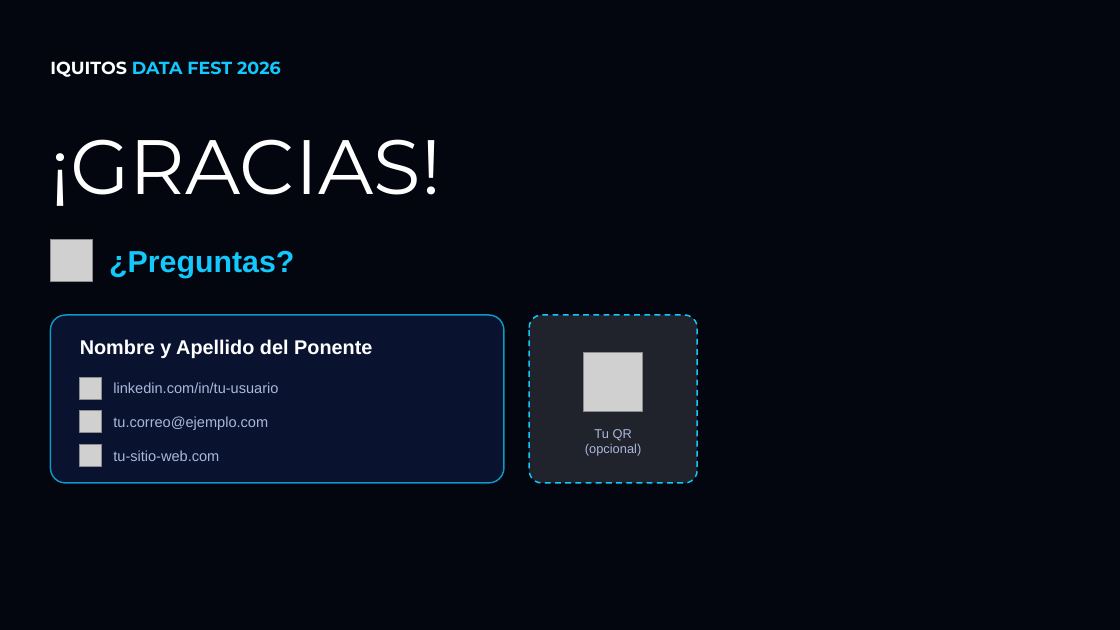
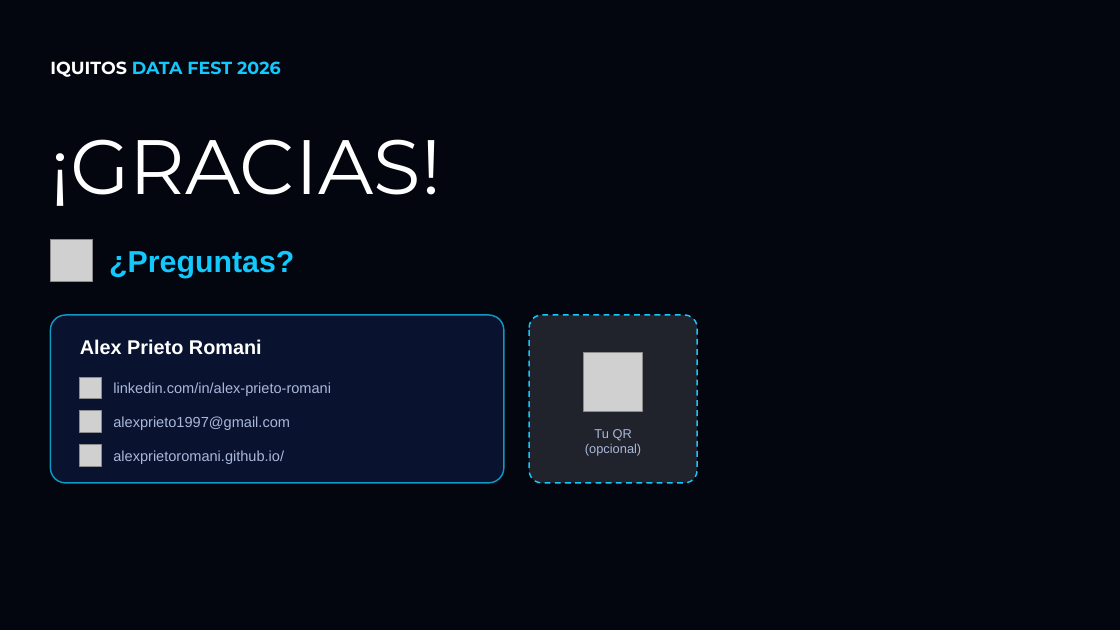
Before and after one commit to AlexPrietoRomani/charla_forecasting, a slide deck: slide 10 of docs/PLANTILLA PONENTES.pptx. Drawn at 1120x630 pixels with LibreOffice and Linux fonts; fonts in the diff are those of the drawing; grey boxes stand for pictures; background and template pictures are left out. Boxes give left, top, right and bottom in pixels: in the first picture for what was removed or moved away, otherwise in the second. Text is boxed around its words. In the diff, an @@ line names an element or a change of style, - is before the commit and + after.

```diff
--- a/docs/PLANTILLA PONENTES.pptx
+++ b/docs/PLANTILLA PONENTES.pptx
@@ text at [80,339,262,355]: text changed @@
-Nombre y Apellido del Ponente
+Alex Prieto Romani
@@ text at [113,382,331,396]: text changed @@
-linkedin.com/in/tu-usuario
+linkedin.com/in/alex-prieto-romani
@@ text at [113,416,290,430]: text changed @@
-tu.correo@ejemplo.com
+alexprieto1997@gmail.com
@@ text at [113,450,284,464]: text changed @@
-tu-sitio-web.com
+alexprietoromani.github.io/
```
Also in this commit, not shown: 2 other slides changed, 17 other files.
